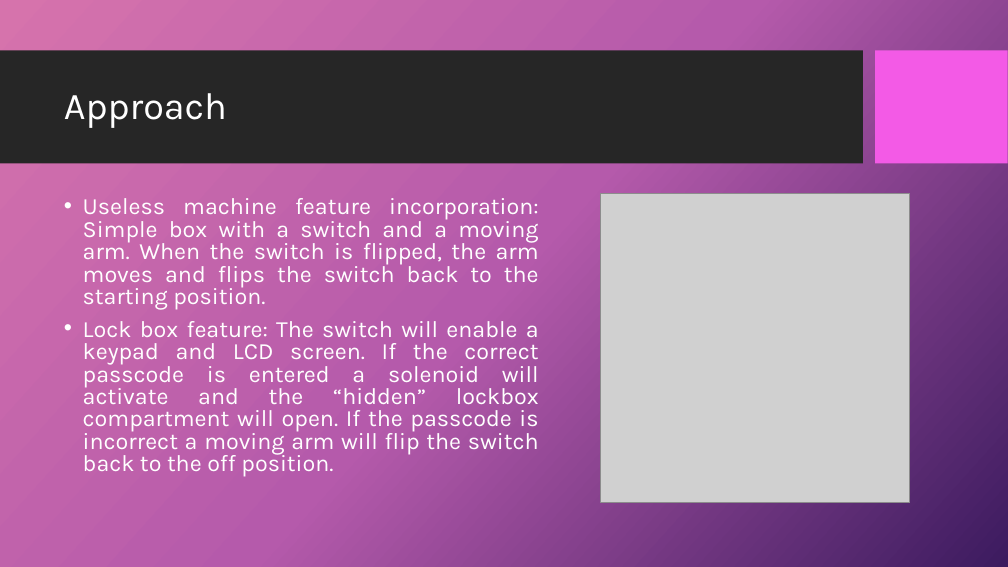
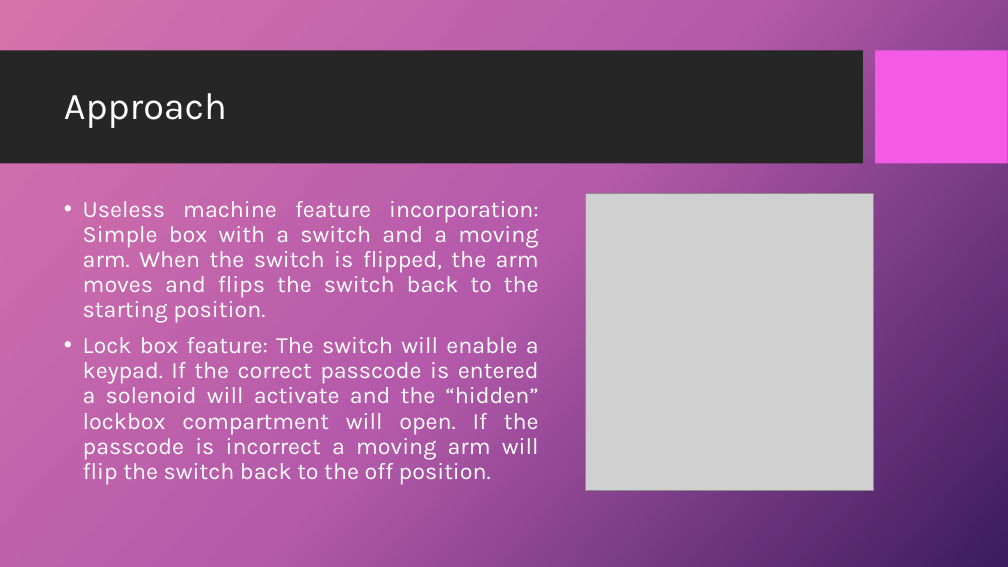
Before and after one commit to dandz12/ECE411-Practicum-Project, a slide deck: slide 6 of ECE411 - Final Presentation.pptx. Drawn at 1008x567 pixels with LibreOffice and Linux fonts; fonts in the diff are those of the drawing; grey boxes stand for pictures; background and template pictures are left out. Boxes give left, top, right and bottom in pixels: in the first picture for what was removed or moved away, otherwise in the second. Text is boxed around its words. In the diff, an @@ line names an element or a change of style, - is before the commit and + after.

Commit message:
Final Presentation update

```diff
--- a/ECE411 - Final Presentation.pptx
+++ b/ECE411 - Final Presentation.pptx
@@ text at box(83, 201, 539, 323): line spacing 0.8 to 0.9 @@
@@ picture: place and size @@
-picture at box(601, 194, 910, 504)
+picture at box(586, 194, 873, 492)
@@ text at box(83, 337, 539, 484): text changed @@
-• Lock box feature: The switch will enable a keypad and LCD screen. If the correct passcode is entered a solenoid will activate and the “hidden” lockbox compartment will open. If the passcode is incorrect a moving arm will flip the switch back to the off position.
+• Lock box feature: The switch will enable a keypad. If the correct passcode is entered a solenoid will activate and the “hidden” lockbox compartment will open. If the passcode is incorrect a moving arm will flip the switch back to the off position.
```
Also in this commit, not shown: 13 other slides changed, 6 slides added, 5 slides removed, 1 other file.
